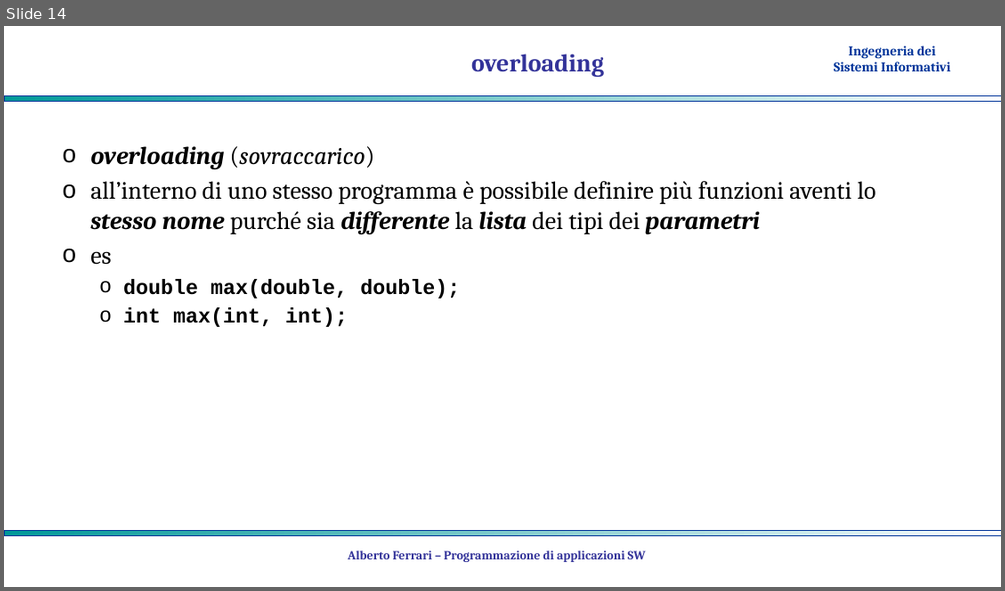
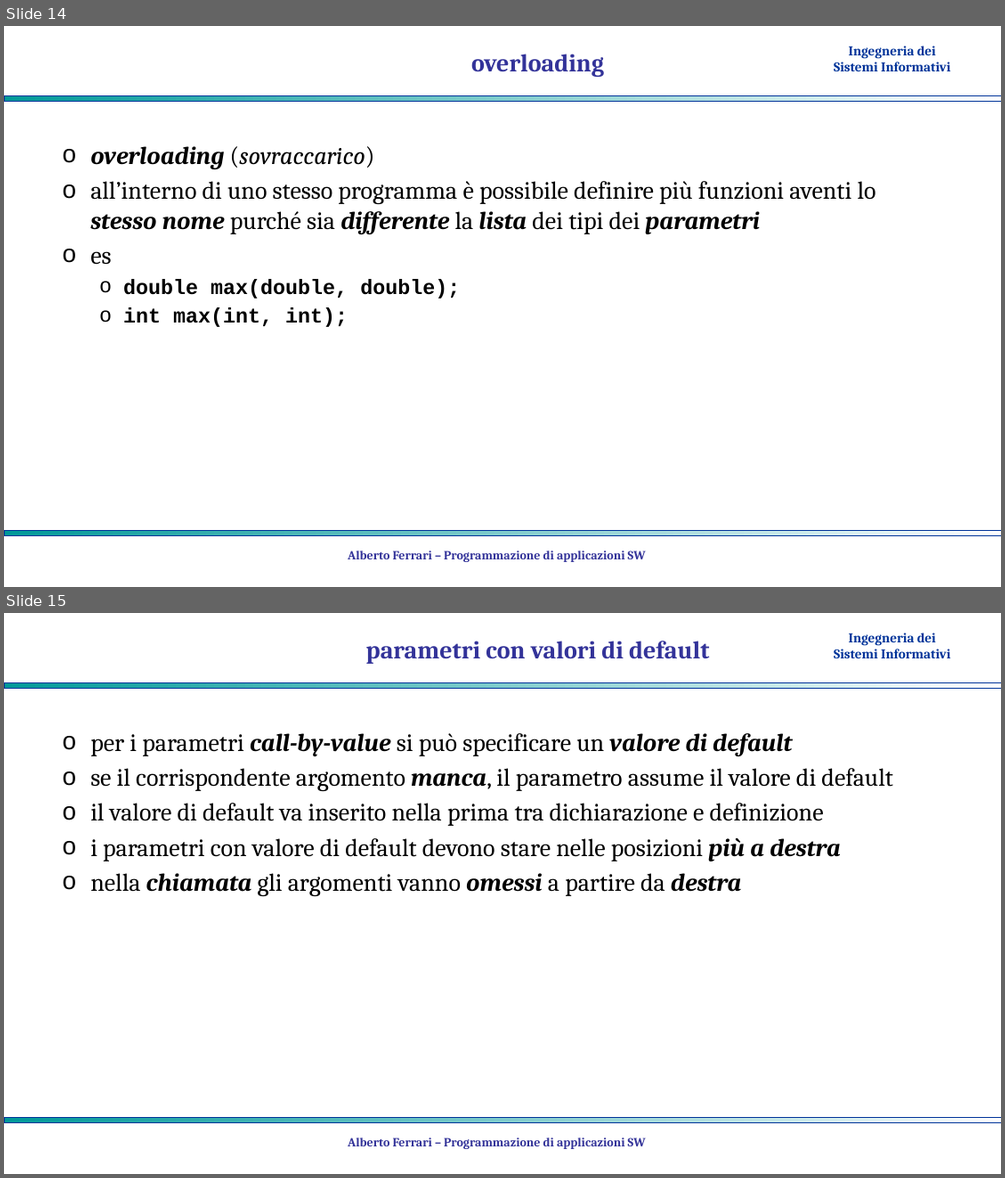
Before and after one commit to albertoferrari/pasw, a slide deck: lezioni/PASW03d - C++ funzioni.pptx. Shown one above the other, each under a label of ours: slide 14 before the commit, slides 14 and 15 after it. The pictures are 1005x591 and 1005x1178 pixels, drawn with LibreOffice and Linux fonts; fonts in the diff are those of the drawing; background and template pictures are left out. Boxes give left, top, right and bottom in pixels: in the first picture for what was removed or moved away, otherwise in the second. Text is boxed around its words. In the diff, an @@ line names an element or a change of style, - is before the commit and + after.

```diff
--- a/lezioni/PASW03d - C++ funzioni.pptx
+++ b/lezioni/PASW03d - C++ funzioni.pptx
@@ slide 15 added at (4, 613, 1001, 1174), background #FFFFFF; not listed: 3 template elements that a slide beside it also shows @@
@@ title added at (366, 641, 709, 664), 24 pt, text #333399, bold @@
+parametri con valori di default
@@ text added at (90, 733, 893, 896), 24 pt, text #000000 @@
+o per i parametri call-by-value si può specificare un valore di default
+o se il corrispondente argomento manca, il parametro assume il valore di default
+o il valore di default va inserito nella prima tra dichiarazione e definizione
+o i parametri con valore di default devono stare nelle posizioni più a destra
+o nella chiamata gli argomenti vanno omessi a partire da destra
@@ text added at (348, 1137, 646, 1149), 12 pt, text #333399, bold @@
+Alberto Ferrari – Programmazione di applicazioni SW
```
Also in this commit, not shown: 1 other slide added, 1 other file.
